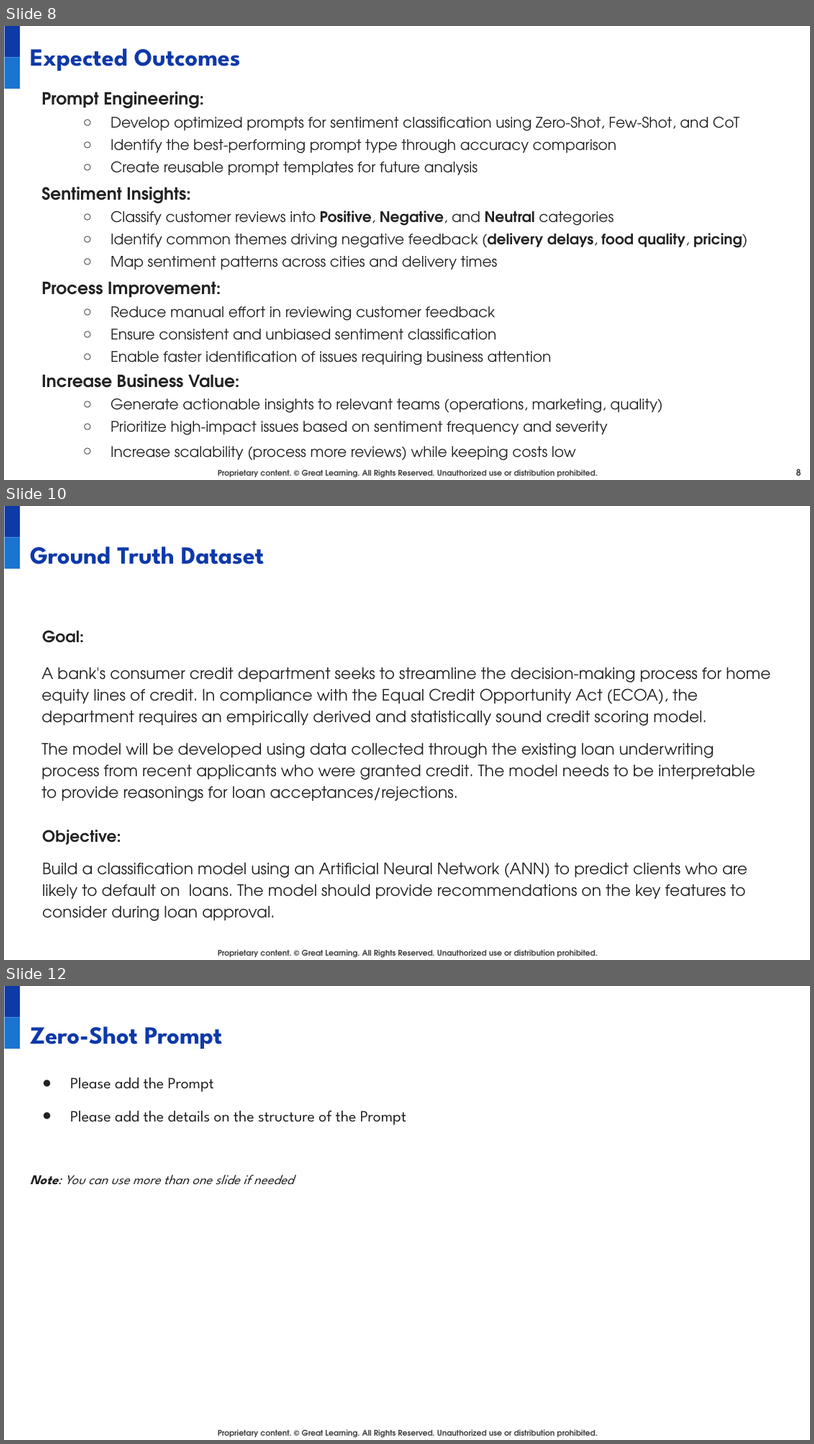
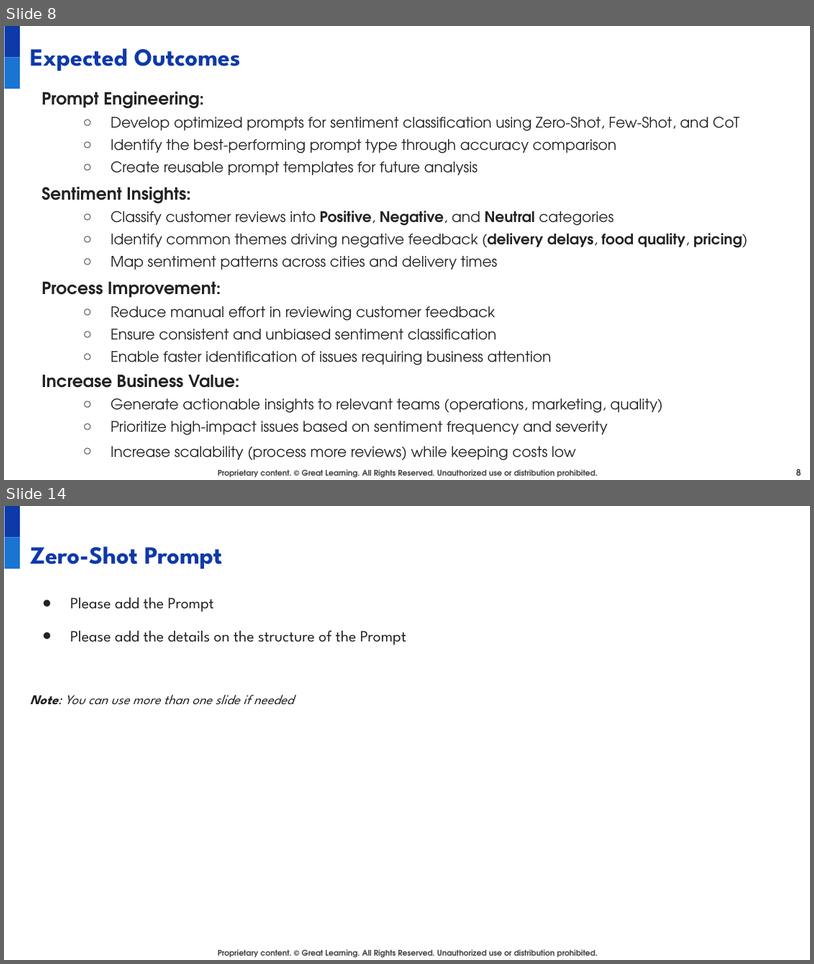
Before and after one commit to juanbucz/GreatLearning-TermProjects, a slide deck: GenAI-Powered Food Delivery Sentiment Analysis/Project Presentation - Business Applications of GenAI - John Buczkowski.pptx. Shown one above the other, each under a label of ours: slides 8, 10 and 12 before the commit, slides 8 and 14 after it; the slides between them are not shown. The pictures are 814x1444 and 814x964 pixels, drawn with LibreOffice and Linux fonts; fonts in the diff are those of the drawing; background and template pictures are left out. Boxes give left, top, right and bottom in pixels: in the first picture for what was removed or moved away, otherwise in the second. Text is boxed around its words. In the diff, an @@ line names an element or a change of style, - is before the commit and + after.

```diff
--- a/GenAI-Powered Food Delivery Sentiment Analysis/Project Presentation - Business Applications of GenAI - John Buczkowski.pptx
+++ b/GenAI-Powered Food Delivery Sentiment Analysis/Project Presentation - Business Applications of GenAI - John Buczkowski.pptx
@@ slide 10 removed at (4,506,810,960), background #FFFFFF; not listed: 3 template elements that a slide beside it also shows @@
@@ title removed at (30,546,264,564) @@
-Ground Truth Dataset
@@ text removed at (41,630,771,921) @@
-Goal:
-A bank's consumer credit department seeks to streamline the decision-making process for home equity lines of credit. In compliance with the Equal Credit Opportunity Act (ECOA), the department requires an empirically derived and statistically sound credit scoring model.
-The model will be developed using data collected through the existing loan underwriting process from recent applicants who were granted credit. The model needs to be interpretable to provide reasonings for loan acceptances/rejections.
-Objective:
-Build a classification model using an Artificial Neural Network (ANN) to predict clients who are likely to default on loans. The model should provide recommendations on the key features to consider during loan approval.
@@ what was slide 12 is now slide 14 @@
```
Also in this commit, not shown: 2 slides changed, 3 slides added, 1 other file.
